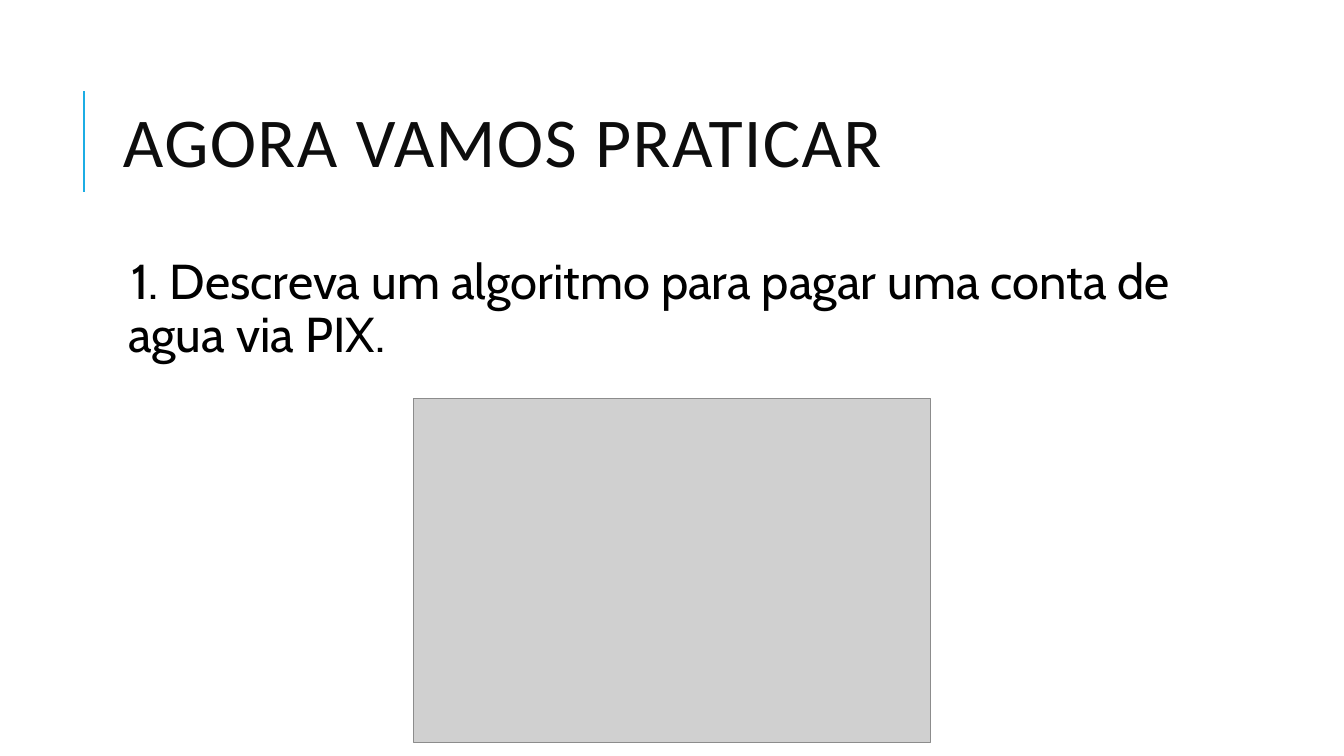
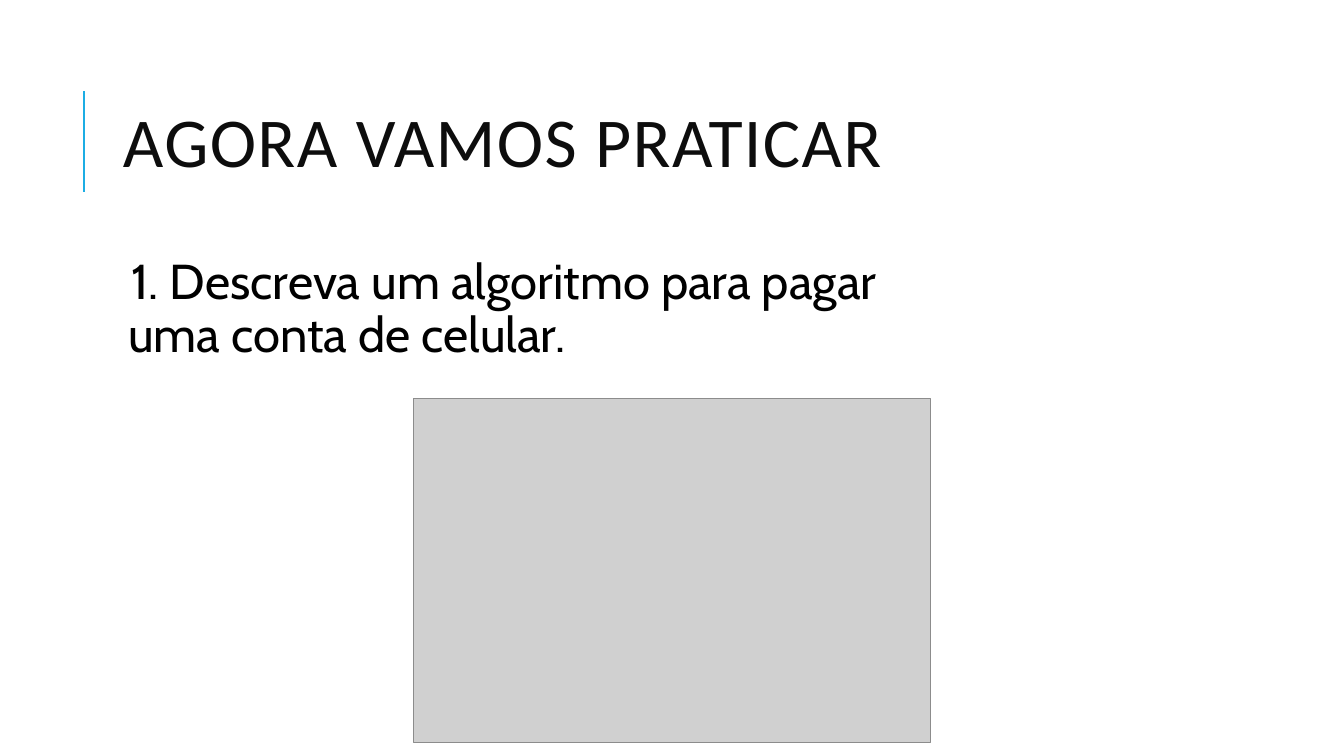
Before and after one commit to danhpaiva/una-teach-mca-202602, a slide deck: slide 12 of slide/teorica/01/01.raciocinio_logico_alg.pptx (slide 15 before the commit). Drawn at 1344x756 pixels with LibreOffice and Linux fonts; fonts in the diff are those of the drawing; grey boxes stand for pictures. Boxes give left, top, right and bottom in pixels: in the first picture for what was removed or moved away, otherwise in the second. Text is boxed around its words. In the diff, an @@ line names an element or a change of style, - is before the commit and + after.

```diff
--- a/slide/teorica/01/01.raciocinio_logico_alg.pptx
+++ b/slide/teorica/01/01.raciocinio_logico_alg.pptx
@@ text at (128, 262, 876, 353): text changed @@
-  1. Descreva um algoritmo para pagar uma conta de agua via PIX.
+  1. Descreva um algoritmo para pagar
+  uma conta de celular.
```
Also in this commit, not shown: 3 other slides changed, 1 slide added, 8 slides removed, 1 other file.
